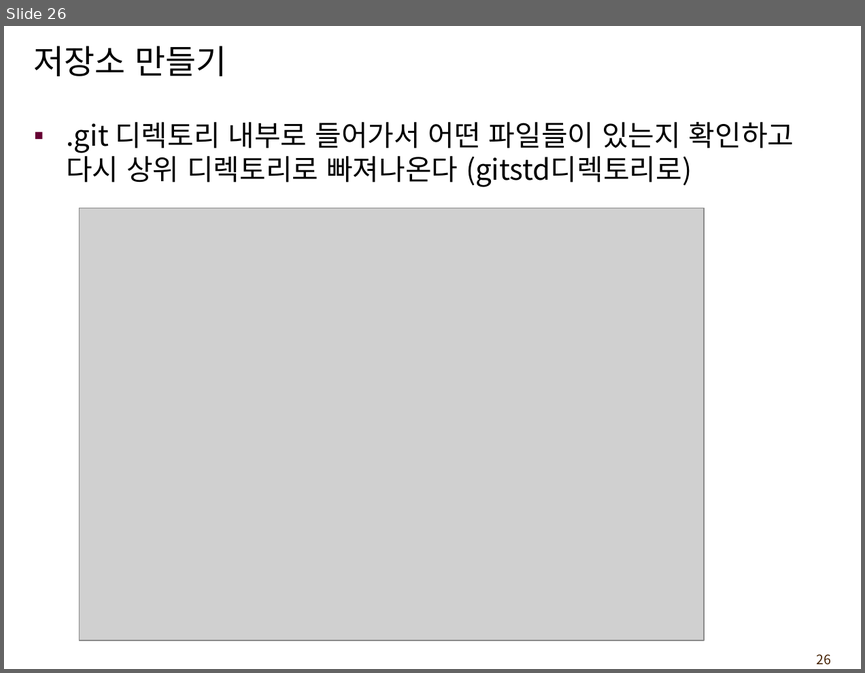
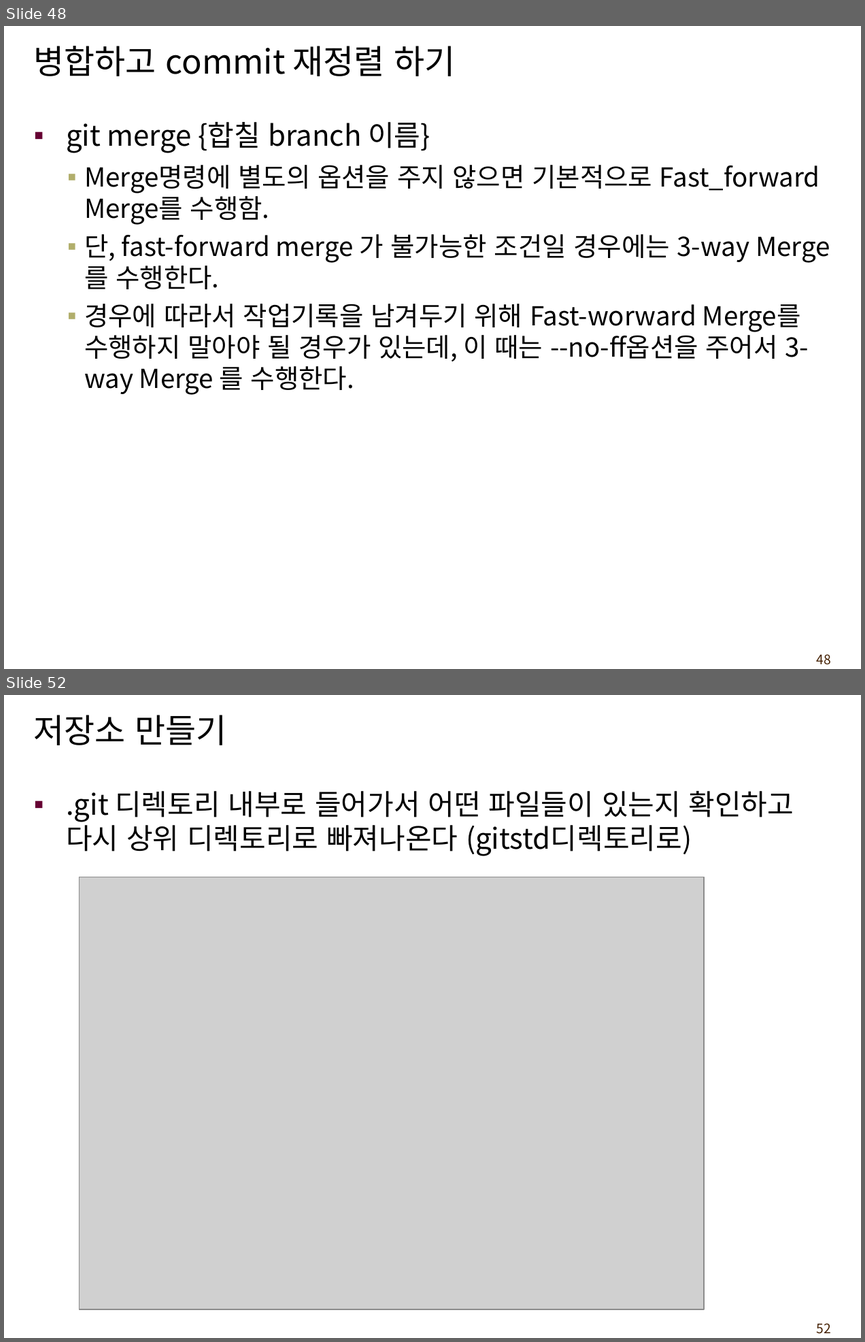
Before and after one commit to leejaegook/lecture_git, a slide deck: gitTeachingMaterial.ppt. Shown one above the other, each under a label of ours: slide 26 before the commit, slides 48 and 52 after it; the slides between them are not shown. The pictures are 865x673 and 865x1342 pixels, drawn with LibreOffice and Linux fonts; fonts in the diff are those of the drawing; grey boxes stand for pictures; background and template pictures are left out. Boxes give left, top, right and bottom in pixels: in the first picture for what was removed or moved away, otherwise in the second. Text is boxed around its words. In the diff, an @@ line names an element or a change of style, - is before the commit and + after.

Commit message:
lecture text modify

```diff
--- a/gitTeachingMaterial.ppt
+++ b/gitTeachingMaterial.ppt
@@ slide 48 added at box(4, 26, 861, 669), background #FFFFFF; not listed: 1 template element that a slide beside it also shows @@
@@ title added at box(34, 46, 455, 76), 28 pt, text #000000 @@
+병합하고 commit 재정렬 하기
@@ text added at box(66, 122, 820, 395), 22 pt, text #000000 @@
+▪ git merge {합칠 branch 이름}
+  ▪ Merge명령에 별도의 옵션을 주지 않으면 기본적으로 Fast_forward Merge를 수행함.
+  ▪ 단, fast-forward merge 가 불가능한 조건일 경우에는 3-way Merge를 수행한다.
+  ▪ 경우에 따라서 작업기록을 남겨두기 위해 Fast-worward Merge를 수행하지 말아야 될 경우가 있는데, 이 때는 --no-ff옵션을 주어서 3-way Merge 를 수행한다.
@@ what was slide 26 is now slide 52 @@
@@ page number at box(817, 1323, 831, 1334): text changed @@
-26
+52
```
Also in this commit, not shown: 38 slides changed, 25 other slides added.
